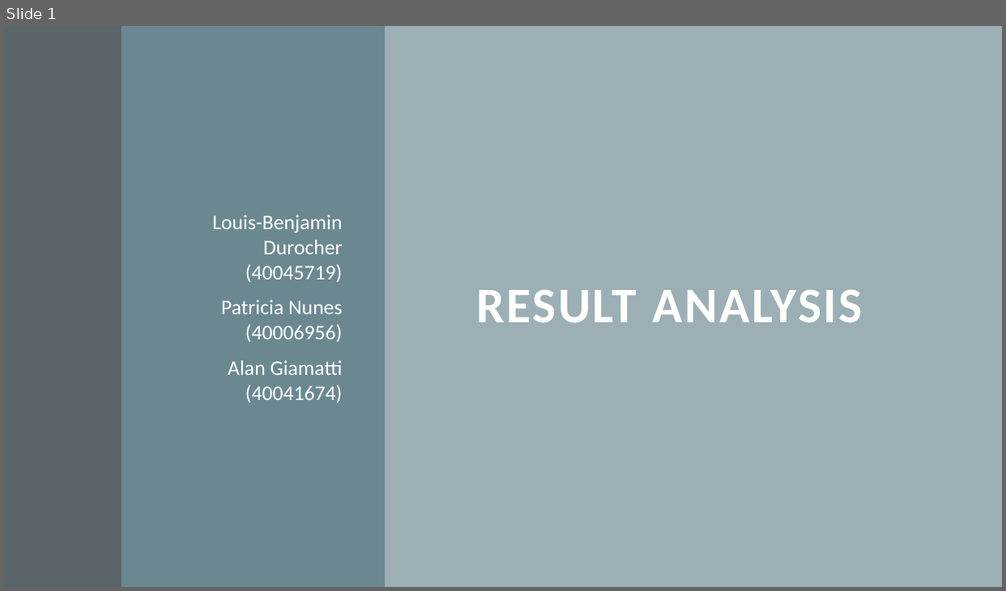
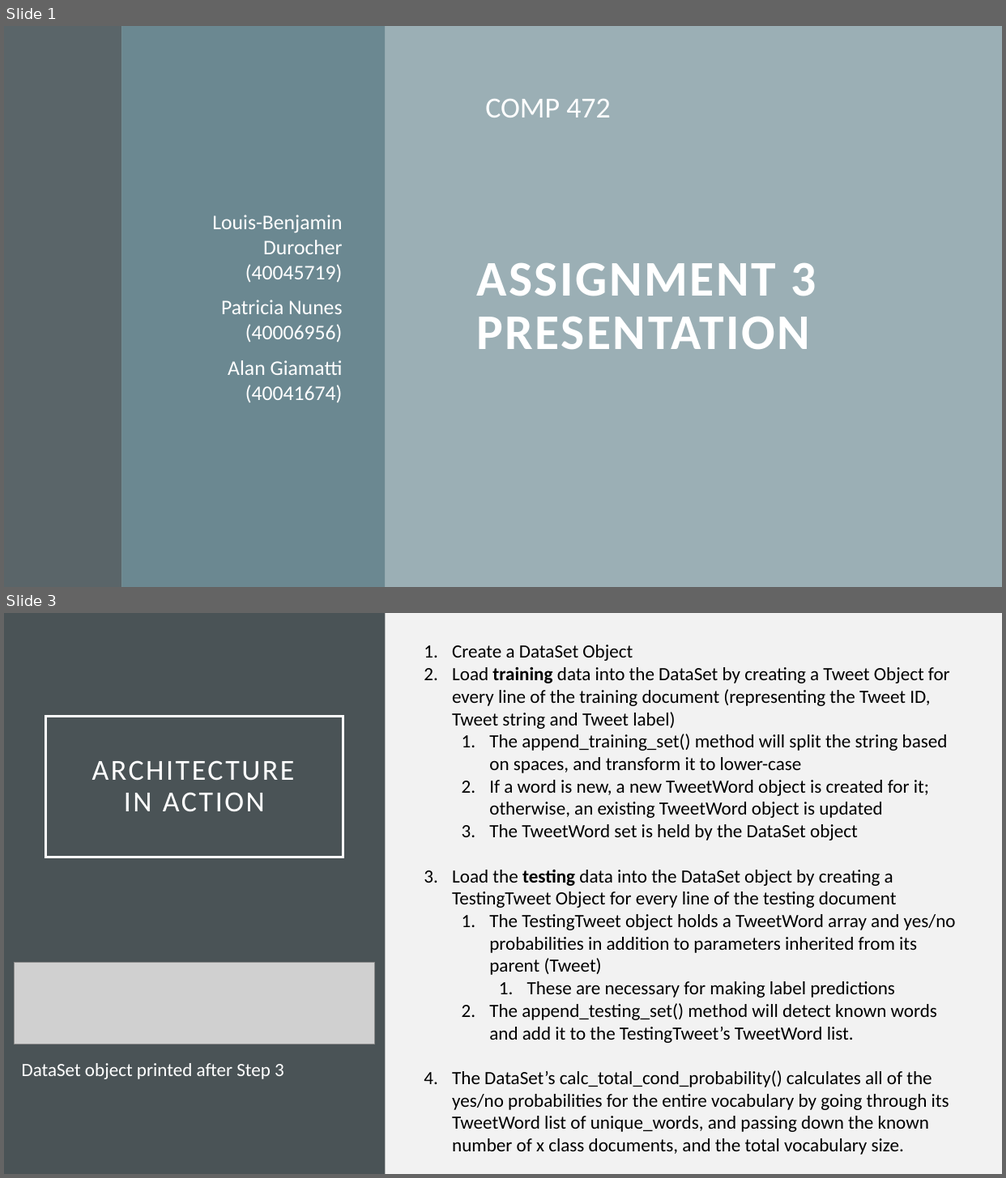
Before and after one commit to patnunes/COMP472, a slide deck: A3_Analysis.pptx. Shown one above the other, each under a label of ours: slide 1 before the commit, slides 1 and 3 after it; the slides between them are not shown. The pictures are 1006x591 and 1006x1178 pixels, drawn with LibreOffice and Linux fonts; fonts in the diff are those of the drawing; grey boxes stand for pictures. Boxes give left, top, right and bottom in pixels: in the first picture for what was removed or moved away, otherwise in the second. Text is boxed around its words. In the diff, an @@ line names an element or a change of style, - is before the commit and + after.

```diff
--- a/A3_Analysis.pptx
+++ b/A3_Analysis.pptx
@@ slide 3 added at [4, 613, 1002, 1174], background #F2F2F2 @@
@@ rectangle added at [4, 613, 385, 1174], fill #4A5356 @@
@@ text added at [452, 645, 956, 1155], 18 pt, text #000000 @@
+1. Create a DataSet Object
+2. Load training data into the DataSet by creating a Tweet Object for every line of the training document (representing the Tweet ID, Tweet string and Tweet label)
+  1. The append_training_set() method will split the string based on spaces, and transform it to lower-case
+  2. If a word is new, a new TweetWord object is created for it; otherwise, an existing TweetWord object is updated
+  3. The TweetWord set is held by the DataSet object
+3. Load the testing data into the DataSet object by creating a TestingTweet Object for every line of the testing document
+  1. The TestingTweet object holds a TweetWord array and yes/no probabilities in addition to parameters inherited from its parent (Tweet)
+    1. These are necessary for making label predictions
+  2. The append_testing_set() method will detect known words and add it to the TestingTweet’s TweetWord list.
+4. The DataSet’s calc_total_cond_probability() calculates all of the yes/no probabilities for the entire vocabulary by going through its TweetWord list of unique_words, and passing down the known number of x class documents, and the total vocabulary size.
@@ rectangle added at [46, 717, 343, 858], outline #FFFFFF 2.5 pt, 28 pt, text #FFFFFF @@
+ARCHITECTURE
+IN ACTION
@@ picture added at [14, 963, 374, 1044] @@
@@ text added at [22, 1063, 284, 1080], 18 pt, text #FFFFFF @@
+DataSet object printed after Step 3
@@ slide 1 changed as well @@
@@ text added at [485, 99, 611, 118], 28 pt, text #FFFFFF @@
+COMP 472
@@ title at [476, 263, 816, 349]: text changed @@
-RESULT ANALYSIS
+ASSIGNMENT 3 PRESENTATION
```
Also in this commit, not shown: 11 other slides added, 4 slides removed.
